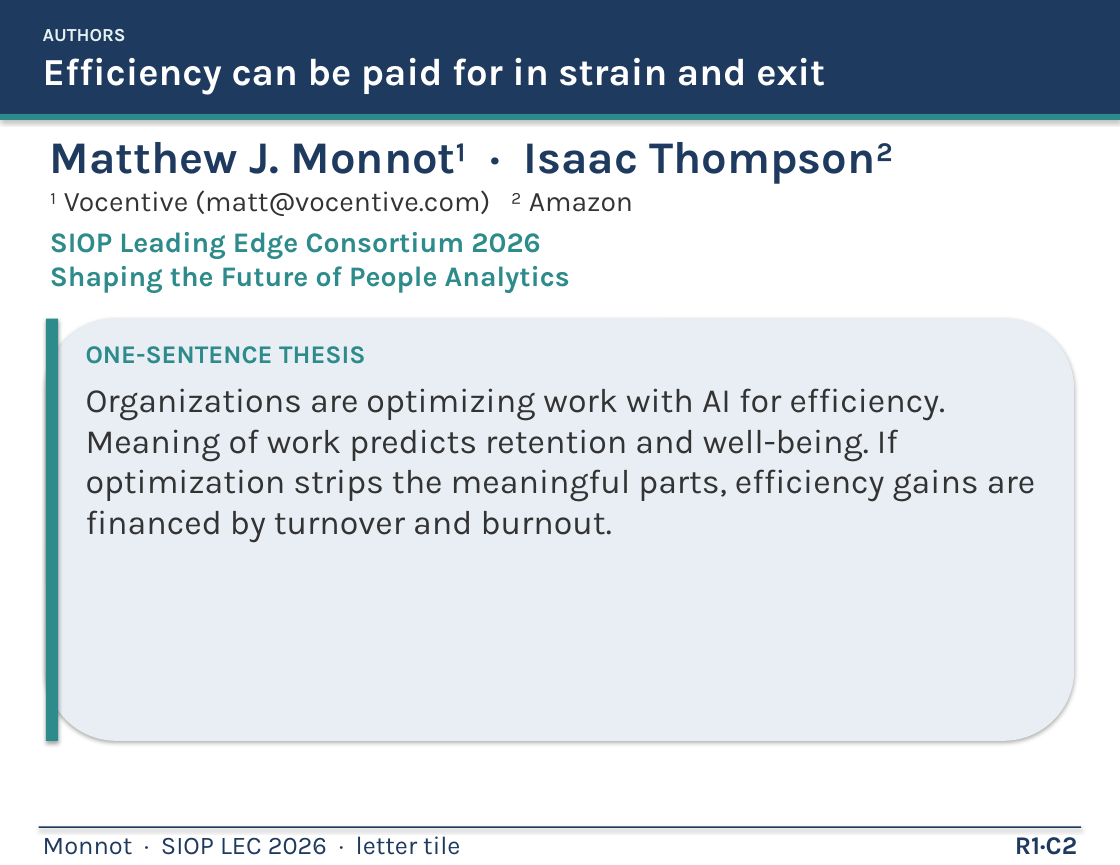
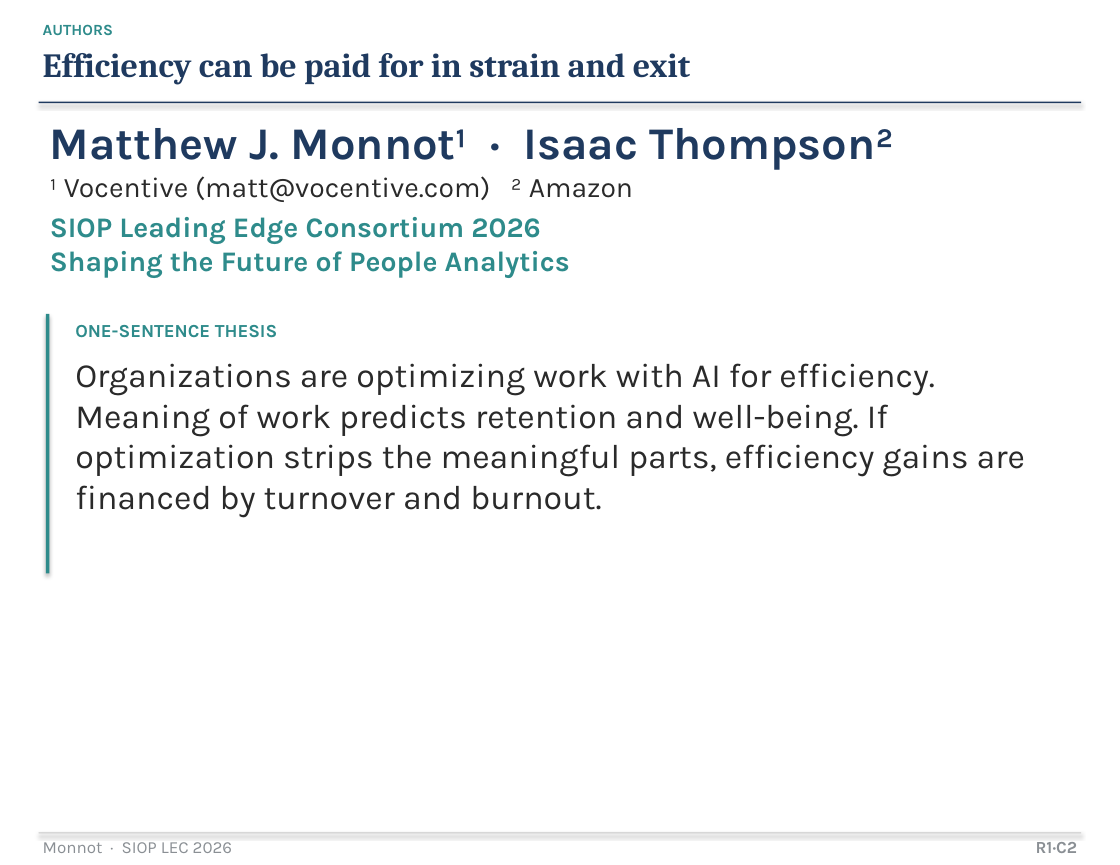
Before and after one commit to mjmonnot/mjmonnot.github.io, a slide deck: slide 2 of lec-2026/assets/Monnot_Poster_v5.pptx. Drawn at 1120x865 pixels with LibreOffice and Linux fonts; fonts in the diff are those of the drawing. Boxes give left, top, right and bottom in pixels: in the first picture for what was removed or moved away, otherwise in the second. Text is boxed around its words. In the diff, an @@ line names an element or a change of style, - is before the commit and + after.

```diff
--- a/lec-2026/assets/Monnot_Poster_v5.pptx
+++ b/lec-2026/assets/Monnot_Poster_v5.pptx
@@ text "AUTHORS" at (43, 24, 690, 85): size 13 to 11 pt, text colour #E4F2F2 to #2E8B8B in "AUTHORS"; size 27 to 24 pt, font Karla to Cambria, text colour #FFFFFF to #1F3A5F in "Efficiency can be paid for in strain ..."; line spacing 1 to 1.05 @@
@@ rectangle removed at (0, 114, 1120, 120) @@
@@ rectangle: place and size @@
-rectangle at (0, 0, 1120, 114)
+rectangle at (39, 102, 1081, 103)
@@ text "¹ Vocentive (matt@vocentive.com) ² Amazon" at (50, 176, 633, 202): text colour #333333 to #2A2A2A @@
@@ 3 texts: place and size @@
-3 texts at (50, 142, 894, 293)
+3 texts at (50, 128, 894, 278)
@@ rectangle: place and size @@
-rectangle at (46, 319, 58, 741)
+rectangle at (46, 314, 50, 573)
@@ rounded rectangle removed at (46, 319, 1074, 741) @@
@@ text "ONE-SENTENCE THESIS": place and size @@
-text "ONE-SENTENCE THESIS" at (86, 346, 366, 364)
+text "ONE-SENTENCE THESIS" at (75, 325, 277, 338)
@@ text "ONE-SENTENCE THESIS" at (75, 325, 277, 338): size 18 to 13 pt @@
@@ text "Organizations are optimizing work with ..." at (75, 363, 1025, 518): text colour #333333 to #2A2A2A @@
@@ text "Organizations are optimizing work with ...": place and size @@
-text "Organizations are optimizing work with ..." at (86, 388, 1035, 543)
+text "Organizations are optimizing work with ..." at (75, 363, 1025, 518)
@@ rectangle: place and size @@
-rectangle at (39, 827, 1081, 828)
+rectangle at (39, 833, 1081, 834)
@@ rectangle at (39, 833, 1081, 834): fill #1F3A5F to #C8C8C8 @@
@@ text "R1·C2" at (1036, 842, 1078, 853): size 18 to 12 pt, text colour #1F3A5F to #8A8F94 @@
@@ text at (43, 842, 232, 853): text changed; size 18 to 12 pt; text colour #1F3A5F to #8A8F94 @@
-Monnot · SIOP LEC 2026 · letter tile
+Monnot · SIOP LEC 2026
```
Also in this commit, not shown: 17 other slides changed, 5 other files.
